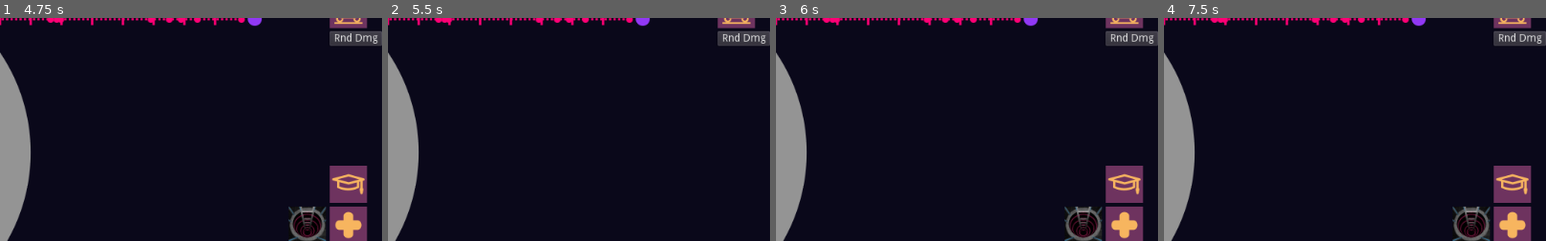
Above: before the commit, frames 1-4 (left to right).
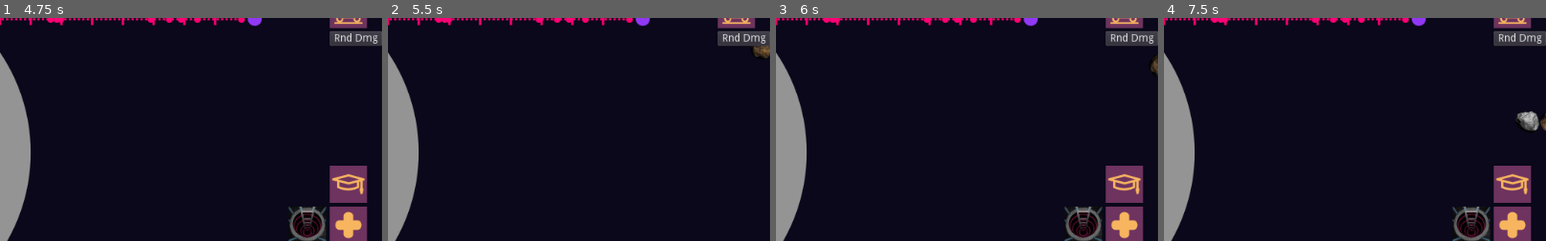
Above: after the commit, the same moments.

Repository: jhlothamer/gameOff2020
Game: Godot game, scene res://scenes/title/title.tscn
Same seed, same stepped clock (60 frames per second), same inputs: the game is played once before the commit and once after it. Sound files missing from this copy of the repository are replaced by a short silence.
Inputs (mouse positions are % of the whole screen's width and height, from its top left):
- Up to frame 1 (4.75 s): click "New Game" at 0.5 s; move the mouse to (72, 45) at 1.27 s; hold Right (ui_right) 1.28-2 s; hold Tab (ui_focus_next) 1.28-2 s; click (72, 45) at 1.42 s; drag from (30, 55) to (13, 44) at 2.02 s; click (96, 92) at 2.75 s; click (90, 65) at 3.5 s; click (96, 92) at 4.25 s
- Up to frame 2 (5.5 s): click (90, 83) at 5 s
- Up to frame 3 (6 s): click (96, 92) at 5.75 s
- Up to frame 4 (7.5 s): click (96, 47) at 6.5 s; click (96, 92) at 7.25 s
The pictures show only the part of the screen within x 50-100%, y 9-59%; the shares and areas given below are measured in that part.

Frame 1 is identical in both runs. In frame 2, 0.2% of the frame differs, in the area x 95-100%, y 12-19%; in frame 3, 0.1%; in frame 4, 0.5%, in the area x 92-100%, y 41-52%.

Commit message:
add testing function, tweak parameters, fix little bug on duration

Diff:
--- a/game/scenes/game/game.tscn
+++ b/game/scenes/game/game.tscn
@@ -210,7 +210,7 @@
 script = ExtResource( 33 )
 
 [node name="SpawnerMgr" parent="." instance=ExtResource( 9 )]
-min_time_between_asteroids = 1.0
+min_time_between_asteroids = 4.0
 
 [node name="DamageMgr" type="Node" parent="."]
 script = ExtResource( 7 )
--- a/game/scenes/managers/SpawnerMgr.gd
+++ b/game/scenes/managers/SpawnerMgr.gd
@@ -51,14 +51,14 @@
 		print("errror loading asteroid sprites")
 
 func _on_AsteroidShowerEvent(event_dict):
+	var new_time = event_dict["duration"]
 	if shower_active:
 		# new shower started during a current one
-		# just add the time on
-		var new_time = event_dict["time"]
+		# just add the duration on
 		$ShowerDurationTimer.wait_time += new_time
 	print("asteroid shower event signalled")
 	shower_active = true
-	$ShowerDurationTimer.wait_time = rand_range(shower_duration_min, shower_duration_max)
+	$ShowerDurationTimer.wait_time = new_time
 	$ShowerDurationTimer.start()
 	_start_spawn_timer()
 
@@ -88,6 +88,14 @@
 		body.global_position.y < spawn_extents_min.y - 1000:
 			return true
 	return false
+
+func _input(event):
+	if event.is_action_pressed("ui_focus_next") and not event.is_echo():
+		var new_event = {}
+		new_event["time"] = 0#dosnt matter
+		new_event["type"] = 0
+		new_event["duration"] = 100
+		_on_AsteroidShowerEvent(new_event)
 
 func _initialize_timeline():
 	total_game_time = get_parent().get_node("Hud/TimeLine").game_time_length_minutes * 60
--- a/game/scenes/managers/SpawnerMgr.tscn
+++ b/game/scenes/managers/SpawnerMgr.tscn
@@ -4,8 +4,8 @@
 
 [node name="SpawnerMgr" type="Node"]
 script = ExtResource( 1 )
-min_time_between_asteroids = 4.0
-max_time_between_asteroids = 8.0
+min_time_between_asteroids = 1.0
+max_time_between_asteroids = 2.0
 fragment_propel_variance_min = 0.6
 fragment_propel_variance_max = 1.0
 
--- a/game/scenes/ui/time_line.gd
+++ b/game/scenes/ui/time_line.gd
@@ -84,32 +84,38 @@
 	_add_timeline_marker(event_dict)
 	return true
 
+func _get_next_event() ->Dictionary:
+	_sort_timeline_events()
+	var next_event = null
+	for x in event_schedule:
+		if next_event == null:
+			next_event = x
+		else:
+			if x["time"] < next_event["time"]:
+				next_event = x
+	# no need to compare to current time, the schedule should be pruned
+	return next_event
+
 func _sort_timeline_events():
 	event_schedule.sort_custom(CustomSorter, "sort_ascending")
 
 func _check_event_schedule():
-	var closest_event = null
-	for x in event_schedule:
-		if closest_event == null:
-			closest_event = x
-		else:
-			if x["time"] < closest_event["time"]:
-				closest_event = x
-		var time_of_event = x["time"]
-		if _current_time_seconds > time_of_event:
-			if x["type"] == 0:
-				emit_signal("AsteroidShowerEvent", x.duplicate() )
-				event_schedule.erase(x)
-				_clean_event_markers(x)
-				#start one event at a time, even if only a few frames apart.
-				# simpler this way
-				return
+	var closest_event = _get_next_event()
+	var time_of_event = closest_event["time"]
+	if _current_time_seconds > time_of_event:
+		if closest_event["type"] == 0:
+			emit_signal("AsteroidShowerEvent", closest_event.duplicate() )
+			event_schedule.erase(closest_event)
+			_clean_event_markers(closest_event)
+			#start one event at a time, even if only a few frames apart.
+			# simpler this way
+			return
 	var time_until_next_event = closest_event["time"] - int(_current_time_seconds)
 	if time_until_next_event < 20:
 		var type = ""
 		if closest_event["type"] == 0:
 			type = "Asteroid shower"
-		print("time until next " + type + " is " + str(time_until_next_event) + " time away")
+		print("time until next " + type + " is " + str(time_until_next_event) + " seconds away")
 
 
 func _clean_event_markers(event_dict):
